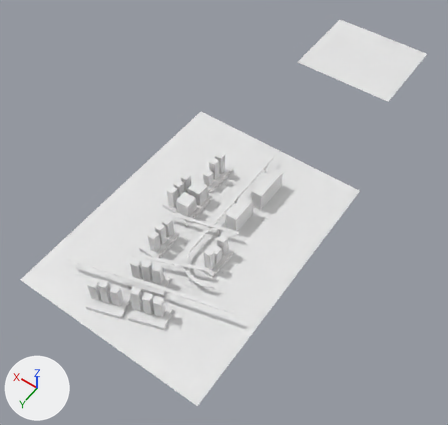
An edit to the Blender file main.blend, drawn before and after from the same camera.
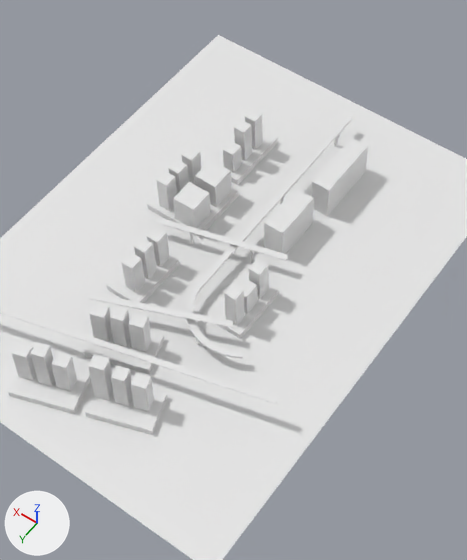
Each version appears first whole from a camera (50 mm lens) standing at (-25.1, 68.4, 54.8) and looking at (1.1, 31.7, -2.8), and next in a close-up on the part from 18% to 75% of the width and 22% to 94% of the height. The axes (+X, +Y, +Z) are drawn at lower left. The lights are the same throughout.

In view in the first close-up: 'Cubo', 'Cubo.003', 'Cubo.004', 'Cubo.008', 'Cubo.012', 'Cubo.014', 'Cubo.015', 'Cubo.018', 'Cubo.021', 'Cubo.025', 'Cubo.028', 'Cubo.029', 'Cubo.031', 'Cubo.032', 'Cubo.036', 'Piano.001'.
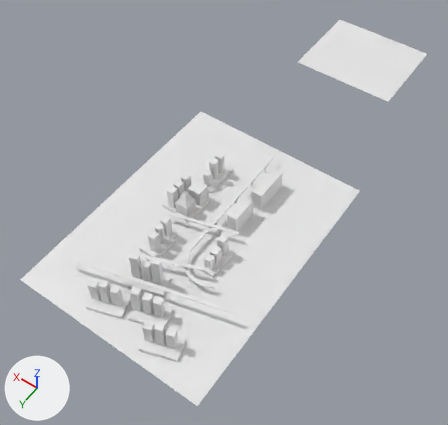
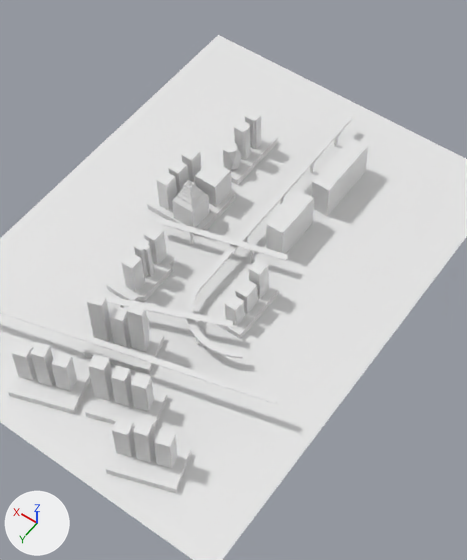
The change, as a list of edits to the scene's bpy script:
```text
Add me_cubo_057:
    me_cubo_057.from_pydata(...)  # 48 vertices, 46 faces; spans x -1.0..1.0, y -1.0..1.0, z -1.97..1.0
Change ob_cubo_004:
    ob_cubo_004.location: (-3.38, 40.47, 1.88) -> (-3.38, 40.47, 1.33)
    ob_cubo_004.scale: (0.384, 1.4, 0.389) -> (0.384, 0.885, 0.389)
Change ob_cubo_008:
    ob_cubo_008.location: (2.66, 39.73, 1.76) -> (2.88, 39.73, 1.76)
Change ob_cubo_015:
    ob_cubo_015.location: (3.08, 36.01, 1.5) -> (-5.71, 49.58, 1.76)
    ob_cubo_015.rotation_euler: (0.0, 0.0, 0.0) -> (1.555, 0.0, 1.9)  # degrees (0, 0, 0) -> degrees (89, 0, 109)
    ob_cubo_015.scale: (0.762, 0.783, -1.05) -> (0.384, 1.31, 0.428)
Change ob_cubo_028:
    ob_cubo_028.location: (-0.17, 44.9, 1.76) -> (-0.17, 44.9, 2.4)
    ob_cubo_028.scale: (0.384, 1.31, 0.428) -> (0.384, 1.89, 0.428)
Change ob_cubo_031:
    ob_cubo_031.location: (1.97, 45.63, 1.76) -> (1.97, 45.63, 2.36)
    ob_cubo_031.scale: (0.384, 1.31, 0.428) -> (0.384, 1.86, 0.428)
Add ob_cubo_049:
    ob_cubo_049 = bpy.data.objects.new('Cubo.049', me_cubo_057)
    ob_cubo_049.location = (3.17, 36.01, 1.5)
    ob_cubo_049.scale = (0.762, 0.783, -1.05)
Add ob_cubo_045:
    ob_cubo_045 = bpy.data.objects.new('Cubo.045', me_cubo_035.copy())  # the mesh of ob_cubo_031
    ob_cubo_045.location = (-3.58, 50.31, 1.76)
    ob_cubo_045.rotation_euler = (1.555, 0.0, 1.9)  # degrees (89, 0, 109)
    ob_cubo_045.scale = (0.384, 1.31, 0.428)
Add ob_cubo_044:
    ob_cubo_044 = bpy.data.objects.new('Cubo.044', me_cubo_035.copy())  # the mesh of ob_cubo_031
    ob_cubo_044.location = (-4.66, 49.95, 2.08)
    ob_cubo_044.rotation_euler = (1.555, 0.0, 1.9)  # degrees (89, 0, 109)
    ob_cubo_044.scale = (0.384, 1.54, 0.389)
Add ob_cubo_039:
    ob_cubo_039 = bpy.data.objects.new('Cubo.039', me_cubo_035.copy())  # the mesh of ob_cubo_031
    ob_cubo_039.location = (-4.89, 50.11, 0.34)
    ob_cubo_039.rotation_euler = (0.0, 0.0, 1.9)  # degrees (0, 0, 109)
    ob_cubo_039.scale = (1.17, 1.91, 0.241)
```

Where the change shows, as pixel boxes [x1, y1, x2, y2] in the close-ups (467 x 560 px):
'Cubo.039', added: after [106, 445, 191, 493]
'Cubo.015', moved, turned, rescaled: before [173, 182, 211, 228]; after [154, 429, 177, 469]
'Cubo.049', added: after [172, 181, 209, 228]
'Cubo.028', moved, rescaled (32% taller): before [128, 313, 151, 352]; after [126, 300, 149, 352]
'Cubo.031', moved, rescaled (8% wider, 27% taller): before [89, 303, 112, 342]; after [87, 292, 112, 342]
'Cubo.044', added: after [133, 419, 155, 463]
'Cubo.045', added: after [112, 418, 135, 457]
'Cubo.008', moved: before [147, 227, 170, 267]; after [144, 225, 167, 265]
'Cubo.004', moved, rescaled (26% shorter): before [224, 284, 245, 326]; after [225, 295, 245, 326]
